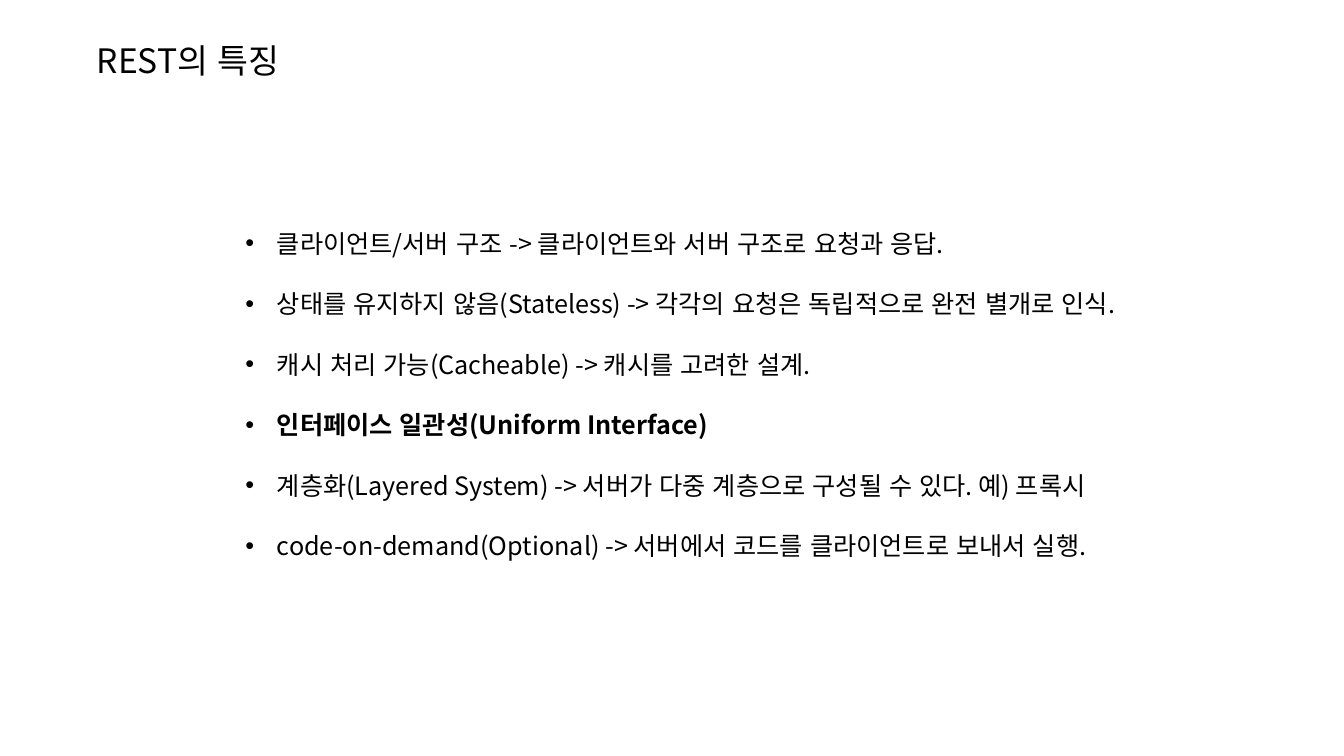
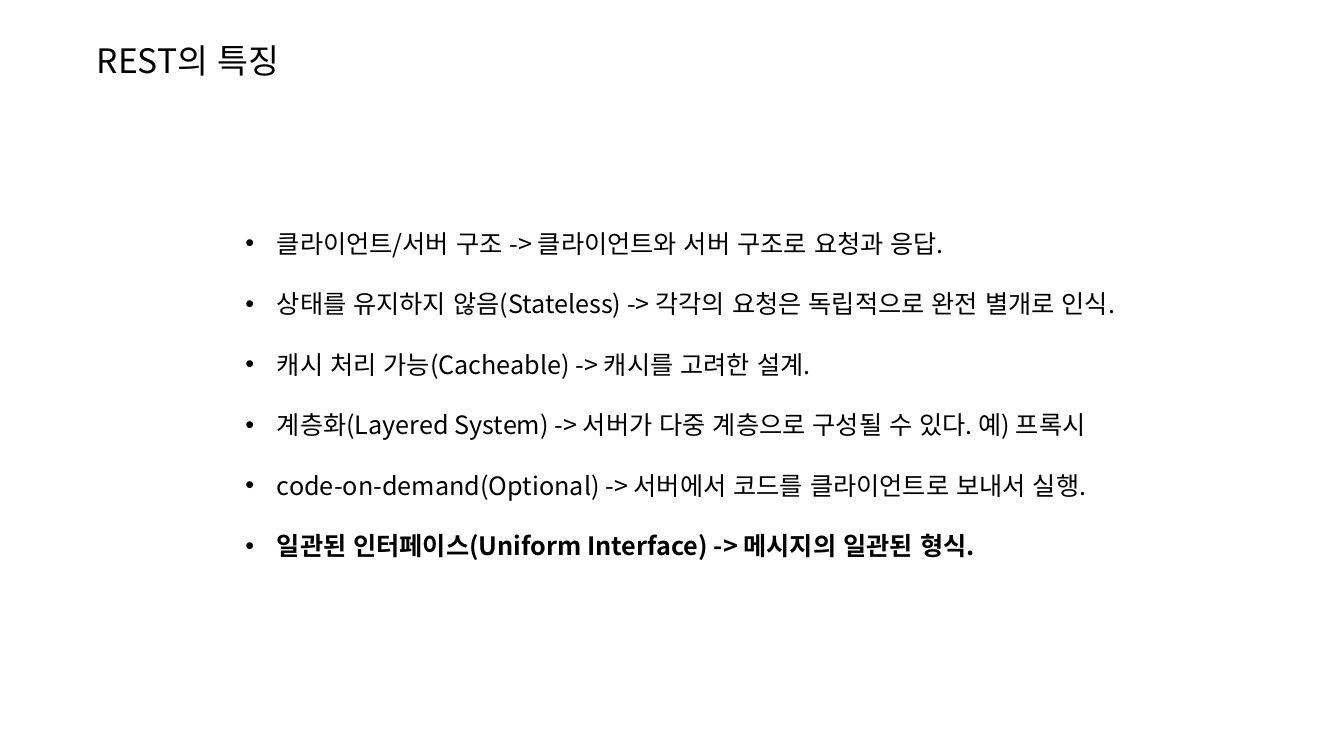
Before and after one commit to joonYK/study-boot-rest, a slide deck: slide 14 of SpringBoot Rest API.pptx. Drawn at 1344x756 pixels with LibreOffice and Linux fonts; fonts in the diff are those of the drawing. Boxes give left, top, right and bottom in pixels: in the first picture for what was removed or moved away, otherwise in the second. Text is boxed around its words. In the diff, an @@ line names an element or a change of style, - is before the commit and + after.

```diff
--- a/SpringBoot Rest API.pptx
+++ b/SpringBoot Rest API.pptx
@@ text at box(277, 413, 708, 439): paragraph removed @@
-• 인터페이스 일관성(Uniform Interface)
@@ text at box(277, 533, 975, 560): paragraph added @@
+• 일관된 인터페이스(Uniform Interface) -> 메시지의 일관된 형식.
```
Also in this commit, not shown: 15 other slides changed.
